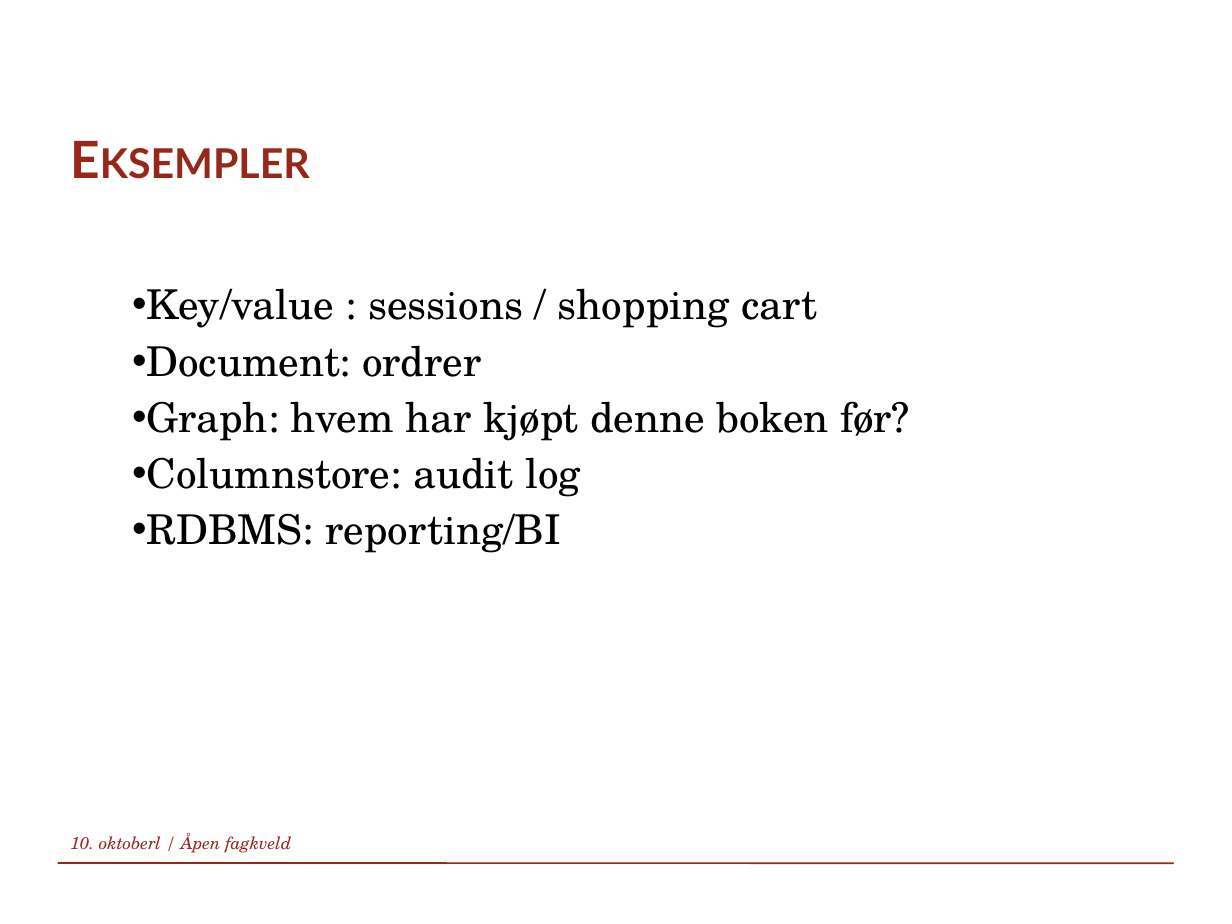
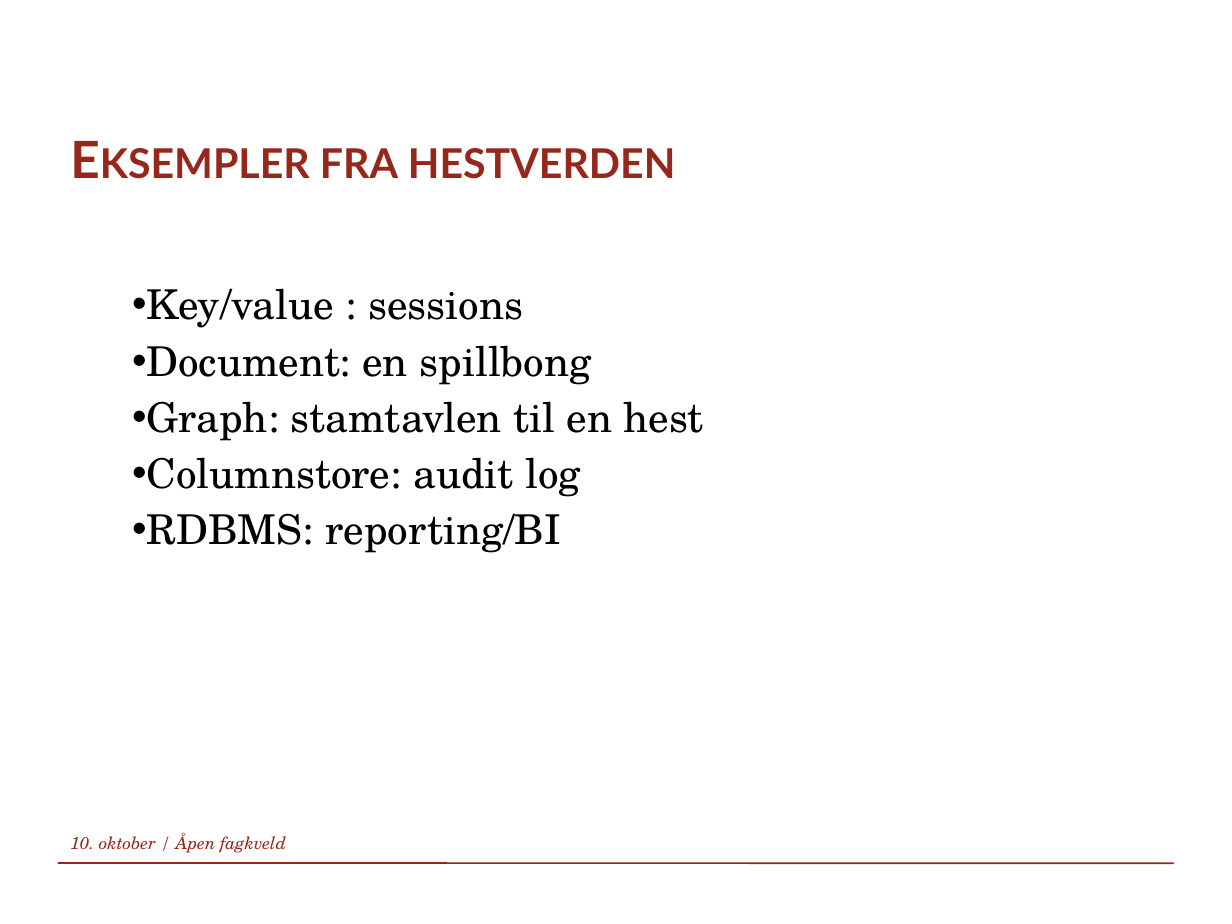
Before and after one commit to mariusin79/FagkveldOktober, a slide deck: slide 25 of Slides/Polyglot persistence.pptx (slide 23 before the commit). Drawn at 1232x924 pixels with LibreOffice and Linux fonts; fonts in the diff are those of the drawing; background and template pictures are left out. Boxes give left, top, right and bottom in pixels: in the first picture for what was removed or moved away, otherwise in the second. Text is boxed around its words. In the diff, an @@ line names an element or a change of style, - is before the commit and + after.

```diff
--- a/Slides/Polyglot persistence.pptx
+++ b/Slides/Polyglot persistence.pptx
@@ title at box(320, 148, 675, 179): text changed @@
-Eksempler
+Eksempler fra hestverden
@@ text at box(147, 288, 704, 441): text changed @@
-  • Key/value : sessions / shopping cart
-  • Document: ordrer
-  • Graph: hvem har kjøpt denne boken før?
+  • Key/value : sessions
+  • Document: en spillbong
+  • Graph: stamtavlen til en hest
@@ text at box(70, 832, 286, 853): text changed @@
-10. oktoberl / Åpen fagkveld
+10. oktober / Åpen fagkveld
```
Also in this commit, not shown: 24 other slides changed, 2 slides added.
